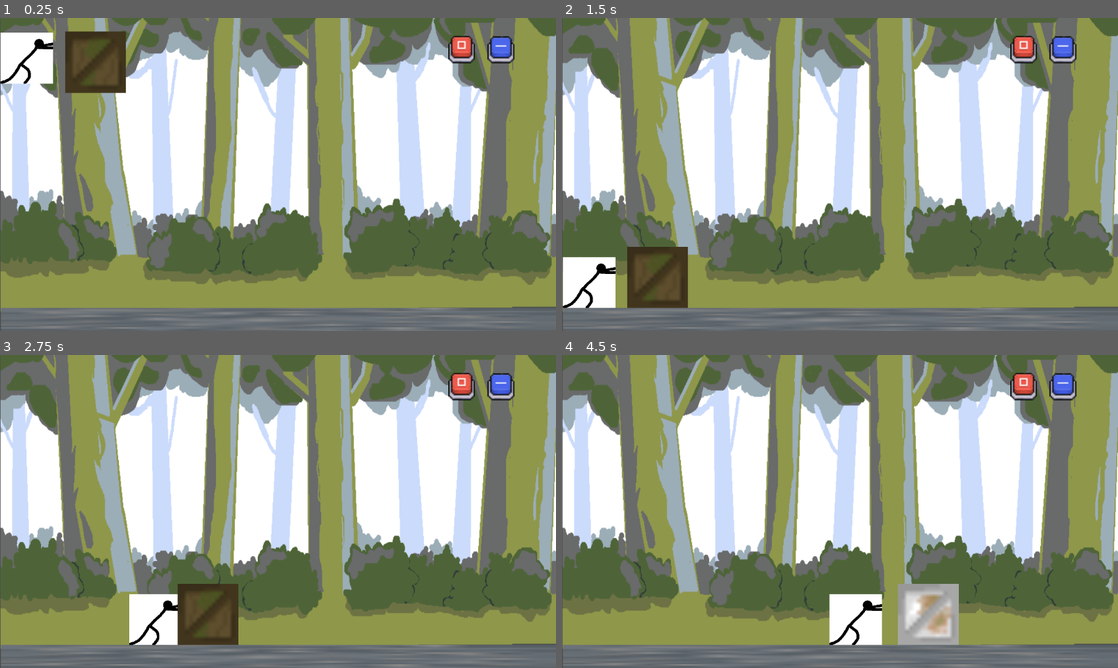
Above: before the commit, frames 1-4 (two rows, left to right).
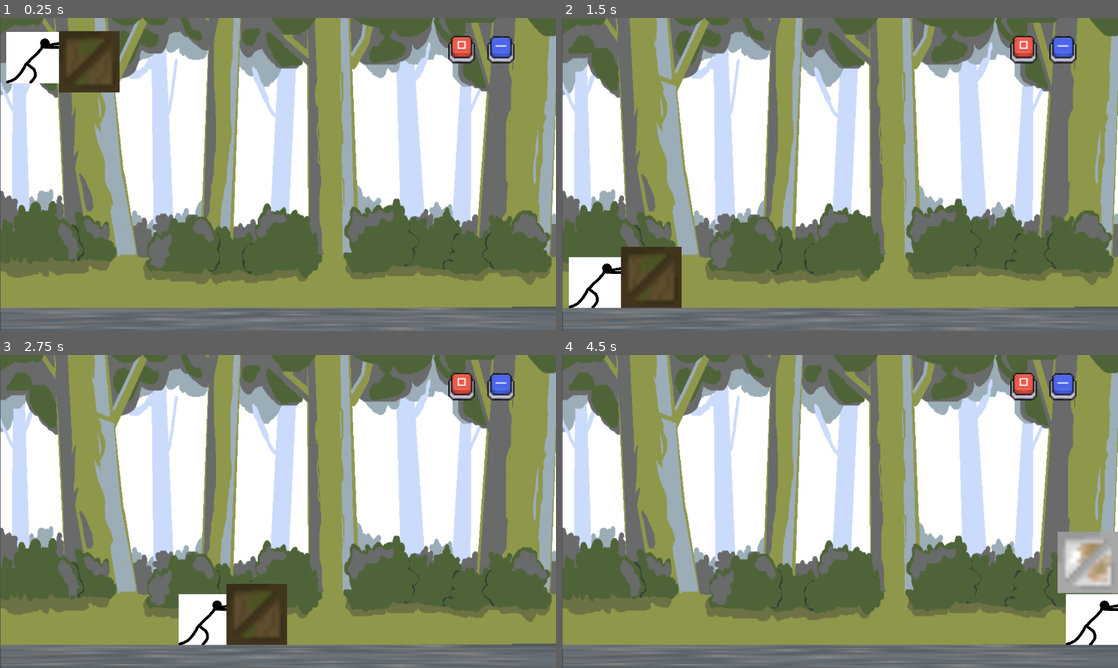
Above: after the commit, the same moments.

Repository: oleksandrkushnir1/lan-party-24-25
Game: Godot game, scene res://Scene/minigioco.tscn
Same seed, same stepped clock (60 frames per second), same inputs: the game is played once before the commit and once after it.
Inputs (mouse positions are in pixels of both pictures, inside the frame that each line leads up to):
- Up to frame 1 (0.25 s): no input
- Up to frame 2 (1.5 s): click (1062, 49) at 0.5 s; click (1023, 49) at 1.25 s
- Up to frame 3 (2.75 s): tap Enter (Conferma, bound only after the commit) at 2, 2.1 s; hold D (Destra, bound only before the commit) from 2.03 s (still down)
- Up to frame 4 (4.5 s): release D (Destra, bound only before the commit) at 2.78 s; hold A (Sinistra, bound only before the commit) 2.78-3.53 s; tap Enter (Conferma, bound only after the commit) at 2.85, 3.6, 4.35 s; hold D (Destra, bound only before the commit) from 3.53 s (still down)

The runs differ from the first frame. In frame 1, 1.4% of the frame differs, in the area x 0-23%, y 4-24%; in frame 2, 1.3%; in frame 3, 4.8%; in frame 4, 7.2%, in the area x 48-100%, y 56-93%.

Commit message:
Nuovi calcoli per l'attrito

Diff:
--- a/minigioco-di-fisica/Scene/minigioco.tscn
+++ b/minigioco-di-fisica/Scene/minigioco.tscn
@@ -1,11 +1,13 @@
-[gd_scene load_steps=9 format=3 uid="uid://xtd716pohaus"]
+[gd_scene load_steps=11 format=3 uid="uid://xtd716pohaus"]
 
 [ext_resource type="Texture2D" uid="uid://dsh6iqnhg8qee" path="res://Assets/tree.png" id="1_a5f7t"]
 [ext_resource type="PackedScene" uid="uid://cnbpy7vs1c7gu" path="res://Scene/player.tscn" id="1_h4ygs"]
 [ext_resource type="PackedScene" uid="uid://bb1o2pjfsippq" path="res://Scene/box.tscn" id="2_0dd5a"]
 [ext_resource type="PackedScene" uid="uid://fe8qoj8q25vu" path="res://Scene/floor.tscn" id="3_bcunk"]
 [ext_resource type="Texture2D" uid="uid://dq5pscd2hs153" path="res://Assets/IMG_0471.PNG" id="5_sqthe"]
+[ext_resource type="Texture2D" uid="uid://dpb3ub1736ee6" path="res://Assets/IMG_0496.png" id="6_0ykga"]
 [ext_resource type="Texture2D" uid="uid://dp3y0iferiai6" path="res://Assets/IMG_0470.PNG" id="7_a4e71"]
+[ext_resource type="Texture2D" uid="uid://spsxj0ql4xv2" path="res://Assets/IMG_0495.png" id="8_ga3x3"]
 
 [sub_resource type="WorldBoundaryShape2D" id="WorldBoundaryShape2D_qihh5"]
 
@@ -21,7 +23,7 @@
 texture = ExtResource("1_a5f7t")
 
 [node name="Player" parent="." instance=ExtResource("1_h4ygs")]
-position = Vector2(56, 53)
+position = Vector2(68, 52)
 
 [node name="Pavimento" type="StaticBody2D" parent="."]
 position = Vector2(0, 601)
@@ -42,7 +44,7 @@
 shape = SubResource("RectangleShape2D_26rne")
 
 [node name="Box" parent="." instance=ExtResource("2_0dd5a")]
-position = Vector2(135, 0)
+position = Vector2(122, -1)
 
 [node name="floor" parent="." instance=ExtResource("3_bcunk")]
 position = Vector2(2, 601)
@@ -53,6 +55,7 @@
 offset_right = 1066.0
 offset_bottom = 94.0
 texture_normal = ExtResource("5_sqthe")
+texture_pressed = ExtResource("6_0ykga")
 stretch_mode = 0
 
 [node name="Button2" type="TextureButton" parent="."]
@@ -61,7 +64,11 @@
 offset_right = 984.0
 offset_bottom = 94.0
 texture_normal = ExtResource("7_a4e71")
+texture_pressed = ExtResource("8_ga3x3")
 stretch_mode = 0
+
+[node name="Timer" type="Timer" parent="."]
+one_shot = true
 
 [connection signal="button_down" from="Button" to="Player" method="_on_button_button_down"]
 [connection signal="button_down" from="Button" to="floor" method="_on_button_button_down"]
--- a/minigioco-di-fisica/Scripts/player.gd
+++ b/minigioco-di-fisica/Scripts/player.gd
@@ -1,21 +1,17 @@
 extends CharacterBody2D
 
-const SPEED = 1000
-var speed = 1
-var _speed = 1
-var fiction = 1
+const SPEED = 10
+var m = 1
+var y = 1
 var vf = true
 var _vf = true
 
 func _physics_process(delta: float) -> void:
-	"""
-	Questo blocco definisce il movimento.
-	Il personaggio si muove solo se "A" O "D" tasto è permuto.
-	"""
-	if Input.is_action_pressed("Destra"):
-		velocity.x = (SPEED*speed*_speed*delta)
-	elif Input.is_action_pressed("Sinistra"):
-		velocity.x = -(SPEED*speed*_speed*delta)
+	if Input.is_action_just_pressed("Conferma"):
+		$"../Timer".start()
+
+	if !$"../Timer".is_stopped():
+		velocity.x = ((SPEED-((m*9.81)*y))*50)
 	else:
 		velocity.x = 0
 
@@ -24,26 +20,18 @@
 
 	move_and_slide()
 
-"""
-Questo blocco permette al personaggio di cambiare velocità.
-Quando premo il pulsante passa da velocità *2.5 a *8 e viceversa.
-"""
 func _on_button_button_down() -> void:
 	if vf == true:
 		vf = false
-		_speed = 2.5
+		m = 0.1
 	else:
 		vf = true
-		_speed = 8
+		m = 1
 
-"""
-Questo blocco permette al personaggio di cambiare velocità.
-Quando premo il pulsante passa da velocità *10 a *1 e viceversa.
-"""
 func _on_button_2_button_down() -> void:
 	if _vf == true:
 		_vf = false
-		speed = 10
+		y = 0.2
 	else:
 		_vf = true
-		speed = 1
+		y = 0.75
--- a/minigioco-di-fisica/project.godot
+++ b/minigioco-di-fisica/project.godot
@@ -22,16 +22,6 @@
 
 [input]
 
-Destra={
-"deadzone": 0.5,
-"events": [Object(InputEventKey,"resource_local_to_scene":false,"resource_name":"","device":-1,"window_id":0,"alt_pressed":false,"shift_pressed":false,"ctrl_pressed":false,"meta_pressed":false,"pressed":false,"keycode":0,"physical_keycode":68,"key_label":0,"unicode":100,"location":0,"echo":false,"script":null)
-]
-}
-Sinistra={
-"deadzone": 0.5,
-"events": [Object(InputEventKey,"resource_local_to_scene":false,"resource_name":"","device":-1,"window_id":0,"alt_pressed":false,"shift_pressed":false,"ctrl_pressed":false,"meta_pressed":false,"pressed":false,"keycode":0,"physical_keycode":65,"key_label":0,"unicode":97,"location":0,"echo":false,"script":null)
-]
-}
 ClickS={
 "deadzone": 0.5,
 "events": [Object(InputEventMouseButton,"resource_local_to_scene":false,"resource_name":"","device":-1,"window_id":0,"a …(258 unchanged characters)…
@@ -42,6 +32,11 @@
 "events": [Object(InputEventMouseButton,"resource_local_to_scene":false,"resource_name":"","device":-1,"window_id":0,"a …(258 unchanged characters)…
 ]
 }
+Conferma={
+"deadzone": 0.5,
+"events": [Object(InputEventKey,"resource_local_to_scene":false,"resource_name":"","device":-1,"window_id":0,"alt_pressed":false,"shift_pressed":false,"ctrl_pressed":false,"meta_pressed":false,"pressed":false,"keycode":0,"physical_keycode":4194309,"key_label":0,"unicode":0,"location":0,"echo":false,"script":null)
+]
+}
 
 [input_devices]
 
Binary file added: minigioco-di-fisica/Assets/IMG_0495.png
Not shown, added: minigioco-di-fisica/Assets/IMG_0495.png.import
Binary file added: minigioco-di-fisica/Assets/IMG_0496.png
Not shown, added: minigioco-di-fisica/Assets/IMG_0496.png.import
